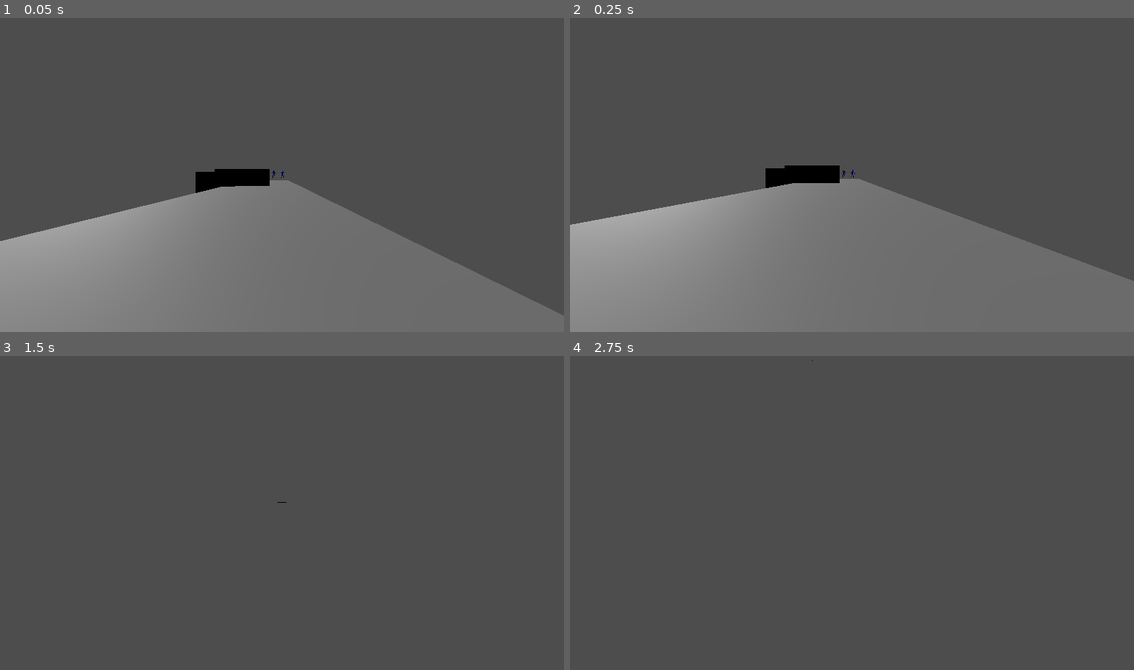
Above: before the commit, frames 1-4 (two rows, left to right).
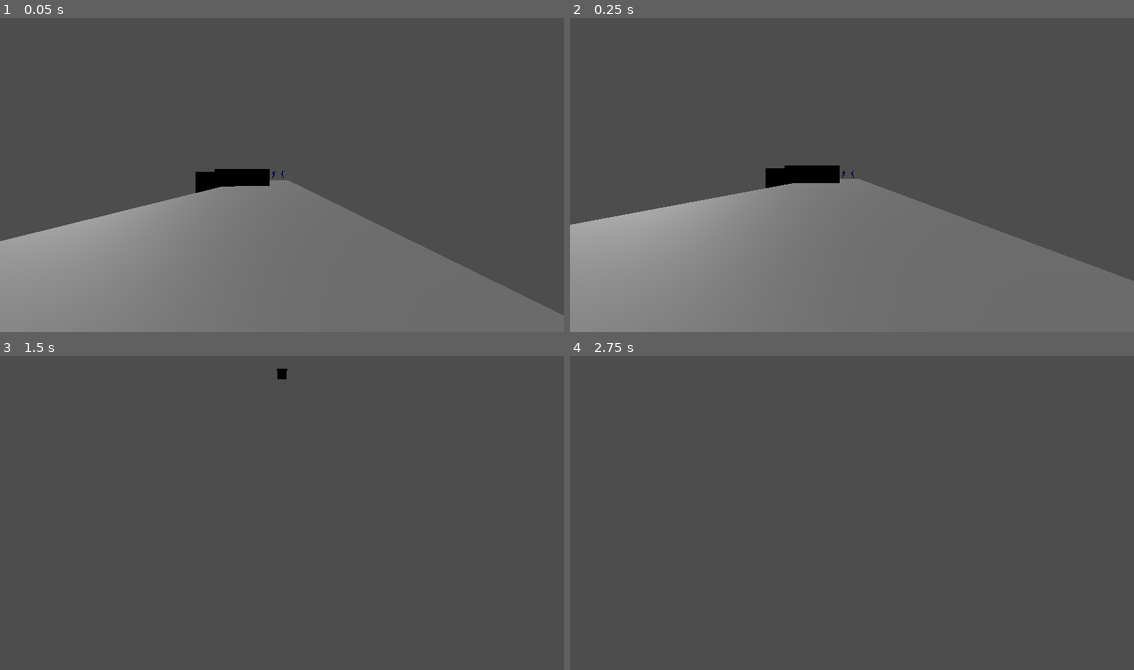
Above: after the commit, the same moments.

Repository: SerGenesis/SCIHAMMER_JAM
Game: Godot game, scene res://main.tscn
Same seed, same stepped clock (60 frames per second), same inputs: the game is played once before the commit and once after it. The project has no main scene, so this scene is started directly.
Inputs (mouse positions are in pixels of both pictures, inside the frame that each line leads up to):
- Up to frame 1 (0.05 s): no input
- Up to frame 2 (0.25 s): no input
- Up to frame 3 (1.5 s): tap Enter at 0.5 s; move the mouse to (310, 509) at 0.52 s; hold Right mouse button (rkm, bound only after the commit) 0.53-1.28 s; hold W (up) from 0.53 s (still down); tap Space (jump) at 0.77, 1.25 s; move the mouse to (253, 513) at 1.27 s; click (253, 513) at 1.35 s
- Up to frame 4 (2.75 s): keep holding W (up); tap Space (jump) at 1.52 s; right-click (823, 513) at 1.55 s; tap Enter at 2 s; move the mouse to (863, 506) at 2.02 s; hold Right mouse button (rkm, bound only after the commit) from 2.03 s (still down)

The runs differ from the first frame. In frame 1, less than 0.1% of the frame differs, in the area x 48-51%, y 48-52%; in frame 2, less than 0.1%; in frame 3, less than 0.1%, in the area x 49-51%, y 4-47%; in frame 4, less than 0.1%.

Commit message:
update enemy logic and hit_die logic

Diff:
--- a/GLOBALS.gd
+++ b/GLOBALS.gd
@@ -3,6 +3,8 @@
 @onready var is_playble:bool=false
 @onready var room_start:bool=false
 @onready var player_pos : Vector3
+
+var is_dash = false
 
 signal enemy_start_signal
 # Called when the node enters the scene tree for the first time.
@@ -17,3 +19,8 @@
 
 func enemy_start():
 	enemy_start_signal.emit()
+
+func dash():
+	is_dash = true
+	await get_tree().create_timer(0.8).timeout
+	is_dash = false
--- a/main.gd
+++ b/main.gd
@@ -6,4 +6,5 @@
 	if Input.is_action_just_pressed("quit"):
 		get_tree().quit()
 func _process(delta: float) -> void:
-	get_tree().call_group("enemy", "target_position", target.global_transform.origin)
+	if Globals.is_dash == false:
+		get_tree().call_group("enemy", "target_position", target.global_transform.origin)
--- a/main.tscn
+++ b/main.tscn
@@ -83,6 +83,8 @@
 
 [node name="StaticBody3D3" type="StaticBody3D" parent="."]
 transform = Transform3D(19.0964, 0, 0, 0, 1, 0, 0, 0, 2.01609, -47.6928, 0, 4.13363)
+collision_layer = 3
+collision_mask = 3
 
 [node name="MeshInstance3D" type="MeshInstance3D" parent="StaticBody3D3"]
 transform = Transform3D(4.04044, 0, 0, 0, 1, 0, 0, 0, 7.0293, -0.00417995, -0.481925, -0.000762463)
--- a/presets/enemys/enemy_1/enemy_1.gd
+++ b/presets/enemys/enemy_1/enemy_1.gd
@@ -1,10 +1,11 @@
 extends CharacterBody3D
 class_name Enemy
-
-@onready var anim = $enemy_1/AnimationPlayer
+@onready var damage_area :Area3D=$DamageArea
+@onready var anim:AnimationPlayer = $enemy_1/AnimationPlayer
 @onready var nav_agent :NavigationAgent3D= $NavigationAgent3D
 var gravity = 18
 var gravity_scale = 1
+var hp = 3
 
 
 enum STATE {
@@ -15,12 +16,18 @@
 var speed = 5
 var player : CharacterBody3D
 var navigation : NavigationRegion3D
+var player_in_damage :bool=false
 
 var current_state = STATE.RUN
 # Called when the node enters the scene tree for the first time.
 func _ready() -> void:
 	Globals.connect("enemy_start_signal", start )
 
+func _process(delta: float) -> void:
+	if Globals.is_dash:
+		damage_area.collision_mask = 1
+	else:
+		damage_area.collision_mask = 1
 
 # Called every frame. 'delta' is the elapsed time since the previous frame.
 func _physics_process(delta: float) -> void:
@@ -36,6 +43,7 @@
 
 func die():
 	anim.play("dead")
+	current_state = STATE.DIE
 
 func start():
 	anim.play("run")
@@ -46,7 +54,34 @@
 
 
 func _on_area_3d_body_entered(body: Node3D) -> void:
+	$CPUParticles3D.global_position = body.global_position
+	$CPUParticles3D.emitting = true
+	body.queue_free()
 	if current_state != STATE.DIE:
-		body.queue_free()
+		take_damage()
+
+func take_damage():
+	hp -= 1
+	if hp <= 0:
+		current_state = STATE.DIE
 		die()
-		current_state = STATE.DIE
+
+
+func _on_damage_area_body_entered(body: Node3D) -> void:
+	if body is Player and current_state == STATE.RUN:
+		player_in_damage = true
+		current_state = STATE.ATTACK
+		anim.play("hit")
+		await get_tree().create_timer(0.5).timeout
+		if player_in_damage:
+			body.get_damage()
+		current_state = STATE.RUN
+		anim.play("run")
+
+
+
+
+
+func _on_damage_area_body_exited(body: Node3D) -> void:
+	if body is Player:
+		player_in_damage = false
--- a/presets/enemys/enemy_1/enemy_1.tscn
+++ b/presets/enemys/enemy_1/enemy_1.tscn
@@ -8,6 +8,17 @@
 
 [sub_resource type="BoxShape3D" id="BoxShape3D_kc7b3"]
 size = Vector3(1, 2.43457, 1)
+
+[sub_resource type="BoxShape3D" id="BoxShape3D_45xee"]
+size = Vector3(2.05884, 2.95557, 1.68262)
+
+[sub_resource type="StandardMaterial3D" id="StandardMaterial3D_d7l1n"]
+albedo_color = Color(1, 0.788235, 0, 1)
+emission_enabled = true
+emission = Color(0.921569, 0.882353, 0.545098, 1)
+
+[sub_resource type="BoxMesh" id="BoxMesh_0hlsg"]
+size = Vector3(0.04, 0.04, 0.04)
 
 [node name="Enemy1" type="CharacterBody3D"]
 script = ExtResource("2_6wtdc")
@@ -26,4 +37,33 @@
 transform = Transform3D(1, 0, 0, 0, 1, 0, 0, 0, 1, 0, 1.28341, 0)
 shape = SubResource("BoxShape3D_kc7b3")
 
+[node name="DamageArea" type="Area3D" parent="."]
+
+[node name="CollisionShape3D" type="CollisionShape3D" parent="DamageArea"]
+transform = Transform3D(1, 0, 0, 0, 1, 0, 0, 0, 1, -0.036499, 0.977783, -1.4221)
+shape = SubResource("BoxShape3D_45xee")
+
+[node name="CPUParticles3D" type="CPUParticles3D" parent="."]
+material_override = SubResource("StandardMaterial3D_d7l1n")
+emitting = false
+amount = 20
+lifetime = 0.26
+one_shot = true
+explosiveness = 1.0
+lifetime_randomness = 0.78
+mesh = SubResource("BoxMesh_0hlsg")
+spread = 115.15
+gravity = Vector3(0, -60, 0)
+initial_velocity_min = 4.0
+initial_velocity_max = 4.0
+linear_accel_max = 32.32
+radial_accel_min = -12.45
+radial_accel_max = 84.52
+angle_min = -165.0
+angle_max = 90.0
+scale_amount_min = 0.0
+scale_amount_max = 2.0
+
 [connection signal="body_entered" from="Area3D" to="." method="_on_area_3d_body_entered"]
+[connection signal="body_entered" from="DamageArea" to="." method="_on_damage_area_body_entered"]
+[connection signal="body_exited" from="DamageArea" to="." method="_on_damage_area_body_exited"]
--- a/presets/enemys/enemy_1/enemy_1_preset.tscn
+++ b/presets/enemys/enemy_1/enemy_1_preset.tscn
@@ -19,5 +19,25 @@
 
 [node name="enemy_1" instance=ExtResource("1_an1c2")]
 
+[node name="Skeleton3D" parent="Armature" index="0"]
+bones/0/position = Vector3(-0.106074, 0.37104, 1.20587e-07)
+bones/0/rotation = Quaternion(0.999093, 0.0422804, -0.000214593, 0.00506896)
+bones/1/position = Vector3(-1.75339e-08, 0.447936, -1.82935e-10)
+bones/1/rotation = Quaternion(0.00503057, 0.000659553, -0.045777, 0.998939)
+bones/2/position = Vector3(-0.194218, 0.659524, 0.40751)
+bones/2/rotation = Quaternion(0.951123, -0.233728, -0.18985, 0.0685069)
+bones/3/rotation = Quaternion(-0.168903, 0.0953711, -0.563388, 0.8031)
+bones/5/position = Vector3(-0.0420781, 0.683937, -0.456147)
+bones/5/rotation = Quaternion(0.877583, 0.421659, -0.171126, -0.150889)
+bones/6/rotation = Quaternion(-0.254579, -0.133959, -0.307806, 0.906918)
+bones/7/rotation = Quaternion(-0.0751552, 0.00249715, -0.00968689, 0.997122)
+bones/10/position = Vector3(0.07374, 1.10341, 0.00484745)
+bones/10/rotation = Quaternion(-0.0124774, 5.69977e-05, -0.00885343, 0.999883)
+bones/11/rotation = Quaternion(0.825024, 0.321337, -0.390336, 0.252419)
+bones/12/rotation = Quaternion(0.306858, -0.0641887, 0.200847, 0.928105)
+bones/14/position = Vector3(-0.143681, -0.038314, -0.242071)
+bones/14/rotation = Quaternion(0.883787, 0.0138513, -0.461258, -0.0772652)
+bones/15/rotation = Quaternion(0.170121, 0.0341082, 0.102576, 0.979476)
+
 [node name="Cube_001" parent="Armature/Skeleton3D" index="0"]
 material_override = SubResource("StandardMaterial3D_5ox73")
--- a/presets/player/player.gd
+++ b/presets/player/player.gd
@@ -1,9 +1,8 @@
 extends CharacterBody3D
+class_name Player
 
-
-const SPEED = 10.0
+var SPEED = 10.0
 const JUMP_VELOCITY = 10.0
-
 
 var mouse_sensitivity :float = 0.1
 var yaw: float = 0.0
@@ -11,6 +10,8 @@
 var gravity_scale = 1
 var is_jumping = false
 var shoot_position :Vector3= Vector3(0, 1.3, -1.5)
+var can_dash = true
+var is_dash = false
 
 @onready var anim :AnimationPlayer= $AnimationPlayer
 @onready var is_playble :bool= false
@@ -44,6 +45,7 @@
 
 func _process(delta: float) -> void:
 	Globals.player_pos = self.position
+
 func check_wall_run():
 	if right_wall_cast.is_colliding() and Input.is_action_pressed("right"):
 		if is_jumping == false:
@@ -60,6 +62,17 @@
 
 
 func _input(event: InputEvent) -> void:
+	if event.is_action_pressed('rkm') and can_dash:
+		can_dash = false
+		is_dash = true
+		Globals.dash()
+		SPEED = 40
+		await get_tree().create_timer(0.5).timeout
+		SPEED = 10
+		is_dash = false
+		await get_tree().create_timer(2).timeout
+		can_dash = true
+
 	check_wall_run()
 	if Globals.is_playble:
 		if Input.is_action_just_pressed("jump") and (is_on_floor() or is_on_wall()):
@@ -89,3 +102,9 @@
 func _on_animation_player_animation_finished(anim_name: StringName) -> void:
 	if anim_name == "room_anim-start":
 		Globals.is_playble = true
+
+func get_damage():
+	if is_dash:
+		print('dash')
+	else:
+		print('take_damage')
--- a/presets/player/player.tscn
+++ b/presets/player/player.tscn
@@ -57,4 +57,6 @@
 autoplay = "room_anim-start"
 speed_scale = 1000.0
 
+[node name="CanvasLayer" type="CanvasLayer" parent="."]
+
 [connection signal="animation_finished" from="AnimationPlayer" to="." method="_on_animation_player_animation_finished"]
--- a/presets/taro/taro.gd
+++ b/presets/taro/taro.gd
@@ -1,6 +1,7 @@
 extends Area3D
 class_name Taro
 
+var is_collide = false
 var speed = 30
 var direction: Vector3 = Vector3.ZERO
 
@@ -11,6 +12,7 @@
 func _physics_process(delta: float) -> void:
 	position += direction * speed * delta
 
+
 #func _input(event: InputEvent) -> void:
 	#if Input.is_action_just_pressed("shoot"):
 		#shoot()
--- a/presets/taro/taro.tscn
+++ b/presets/taro/taro.tscn
@@ -23,5 +23,3 @@
 [node name="CollisionShape3D2" type="CollisionShape3D" parent="RigidBody3D"]
 transform = Transform3D(-8.61704e-09, 0, -0.134467, 0, 0.0292016, 0, 0.197135, 0, -5.87774e-09, 0, 0, 0)
 shape = SubResource("BoxShape3D_aspyt")
-
-[connection signal="body_entered" from="." to="." method="_on_body_entered"]
--- a/project.godot
+++ b/project.godot
@@ -55,6 +55,11 @@
 "events": [Object(InputEventMouseButton,"resource_local_to_scene":false,"resource_name":"","device":-1,"window_id":0,"a …(253 unchanged characters)…
 ]
 }
+rkm={
+"deadzone": 0.5,
+"events": [Object(InputEventMouseButton,"resource_local_to_scene":false,"resource_name":"","device":-1,"window_id":0,"alt_pressed":false,"shift_pressed":false,"ctrl_pressed":false,"meta_pressed":false,"button_mask":0,"position":Vector2(0, 0),"global_position":Vector2(0, 0),"factor":1.0,"button_index":2,"canceled":false,"pressed":false,"double_click":false,"script":null)
+]
+}
 
 [physics]
 
Not shown: 1 places in presets/enemys/enemy_1/enemy_1.tscn that only renumber resources
